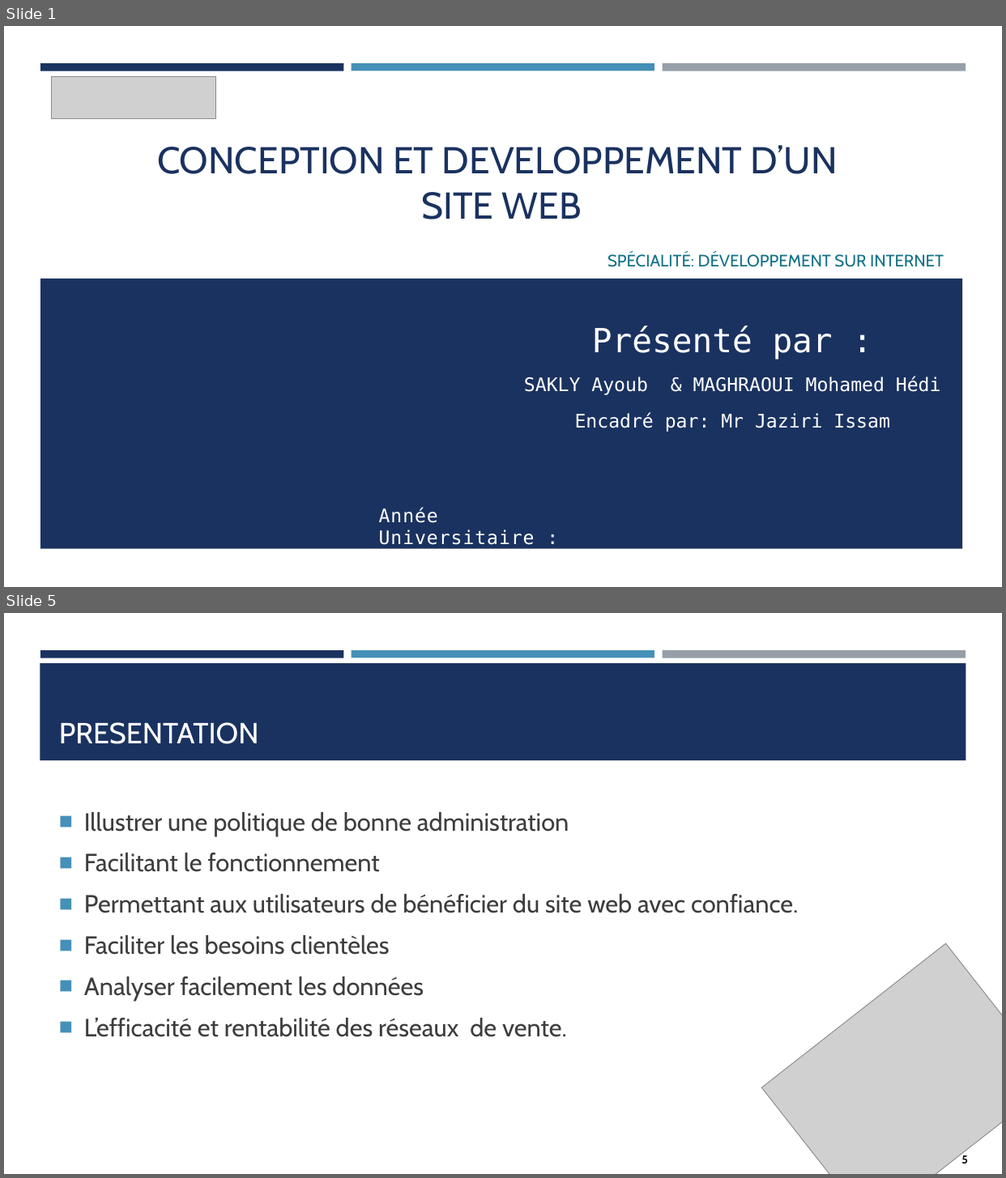
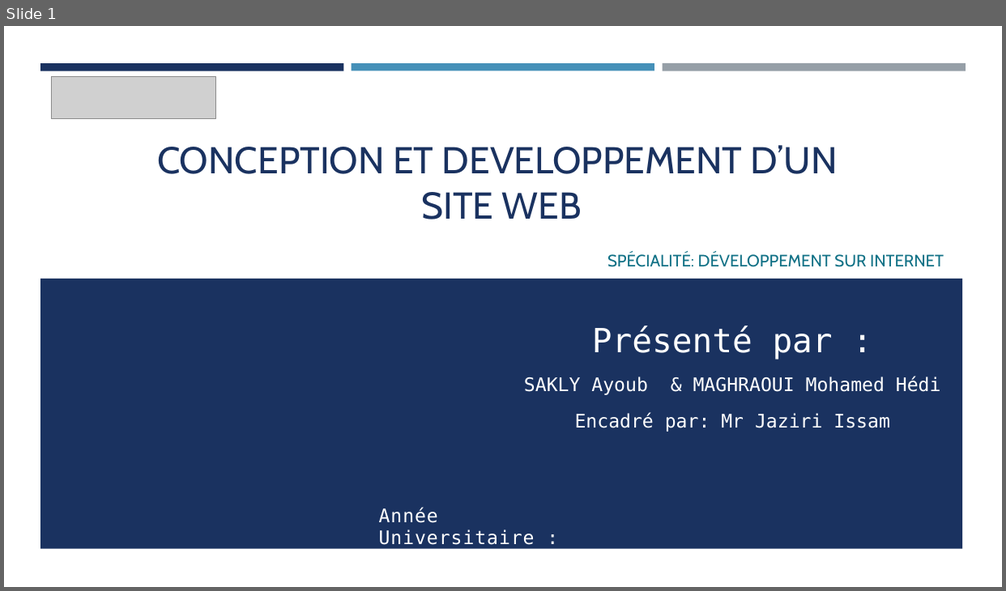
Before and after one commit to saklyayoub/bonchoix.net, a slide deck: global/Présentation.pptx. Shown one above the other, each under a label of ours: slides 1 and 5 before the commit, slide 1 after it; the slides between them are not shown. The pictures are 1006x1178 and 1006x591 pixels, drawn with LibreOffice and Linux fonts; fonts in the diff are those of the drawing; grey boxes stand for pictures. Boxes give left, top, right and bottom in pixels: in the first picture for what was removed or moved away, otherwise in the second. Text is boxed around its words. In the diff, an @@ line names an element or a change of style, - is before the commit and + after.

```diff
--- a/global/Présentation.pptx
+++ b/global/Présentation.pptx
@@ slide 5 removed at (x1=4, y1=613, x2=1002, y2=1174), background #FFFFFF; not listed: 3 template elements that a slide beside it also shows @@
@@ rectangle removed at (x1=40, y1=663, x2=966, y2=760) @@
@@ title removed at (x1=59, y1=722, x2=259, y2=744) @@
-PRESENTATION
@@ text removed at (x1=84, y1=812, x2=798, y2=1037) @@
-■ Illustrer une politique de bonne administration
-■ Facilitant le fonctionnement
-■ Permettant aux utilisateurs de bénéficier du site web avec confiance.
-■ Faciliter les besoins clientèles
-■ Analyser facilement les données
-■ L’efficacité et rentabilité des réseaux de vente.
@@ picture removed at (x1=761, y1=943, x2=1002, y2=1174) @@
@@ text removed at (x1=961, y1=1156, x2=968, y2=1164) @@
-5
```
Also in this commit, not shown: 10 slides changed, 1 slide added, 2 other slides removed.
